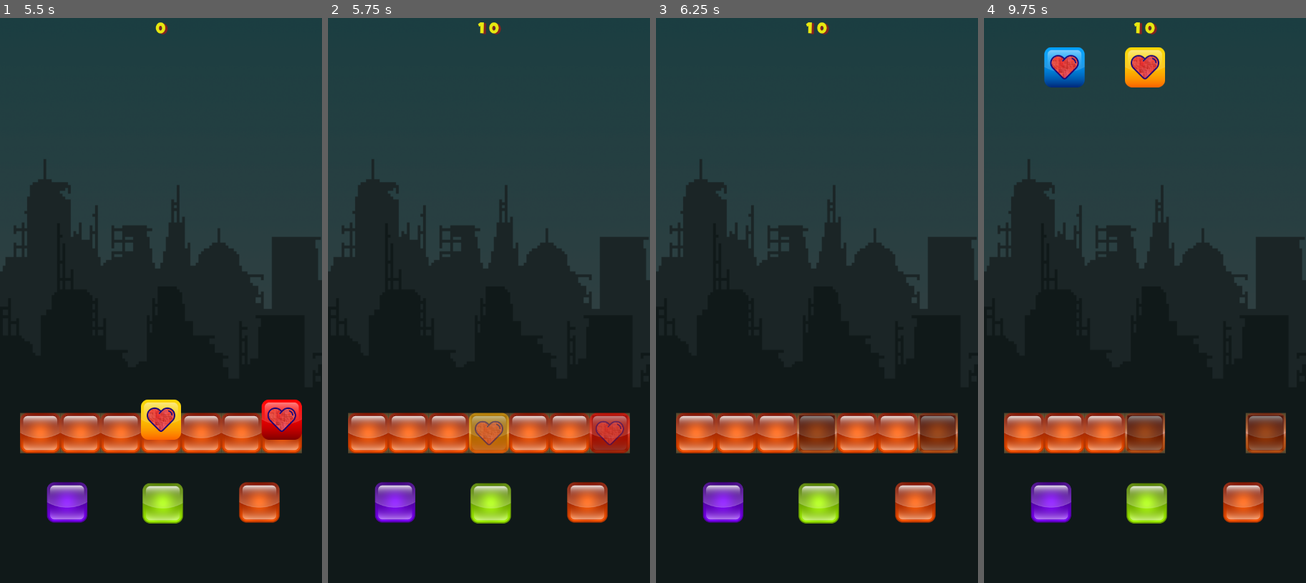
Above: before the commit, frames 1-4 (left to right).
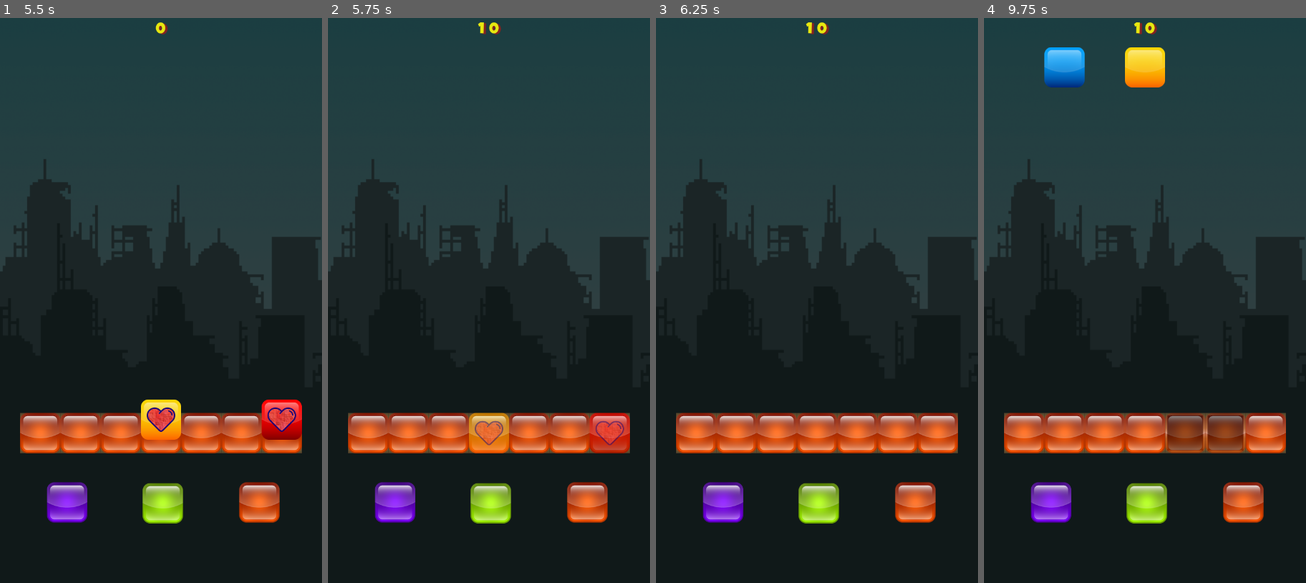
Above: after the commit, the same moments.

Repository: iabadie/AprenderColores
Game: Godot game, scene res://src/scenes/Menu/Menu.tscn
Same seed, same stepped clock (60 frames per second), same inputs: the game is played once before the commit and once after it.
Inputs (mouse positions are in pixels of both pictures, inside the frame that each line leads up to):
- Up to frame 1 (5.5 s): click "Start" at 0.5 s; tap Enter at 1.25, 2.75 s; move the mouse to (67, 503) at 1.27 s; click (67, 503) at 1.35 s; tap Space at 2, 3.5 s; move the mouse to (164, 503) at 2.02 s; click (164, 503) at 2.1 s; move the mouse to (260, 503) at 2.77 s; click (260, 503) at 2.85 s; move the mouse to (144, 413) at 3.52 s; click (144, 413) at 3.6 s; move the mouse to (257, 385) at 4.27 s; click (257, 385) at 4.35 s; move the mouse to (64, 210) at 5.02 s; click (64, 210) at 5.1 s
- Up to frame 2 (5.75 s): no input
- Up to frame 3 (6.25 s): move the mouse to (833, 294) at 5.77 s; click (833, 294) at 5.85 s
- Up to frame 4 (9.75 s): tap Enter at 6.5 s; move the mouse to (1096, 153) at 6.52 s; click (1096, 153) at 6.6 s; move the mouse to (1215, 266) at 7.27 s; click (1215, 266) at 7.35 s; move the mouse to (1080, 323) at 8.02 s; click (1080, 323) at 8.1 s; move the mouse to (1177, 170) at 8.77 s; click (1177, 170) at 8.85 s; tap Space at 9.5 s; move the mouse to (1128, 413) at 9.52 s; click (1128, 413) at 9.6 s

Frame 1 is identical in both runs. In frame 2, 1.0% of the frame differs, in the area x 43-94%, y 70-77%; in frame 3, 1.6%; in frame 4, 4.0%, in the area x 20-94%, y 6-78%.

Commit message:
Func reintentar y manejo de pausa

Diff:
--- a/src/scenes/ColorsGrid/ColorsGrid.gd
+++ b/src/scenes/ColorsGrid/ColorsGrid.gd
@@ -38,7 +38,7 @@
 	var color_two = ColorBall.instance();
 	randomize();
 	# Decide si debe generar bloques corazon o no, con una probabilidad de X
-	var get_heart = rand_range(0, 1) > 0.1
+	var get_heart = rand_range(0, 1) > 0.9
 	if get_heart:
 		color_one.set_heart()
 		color_two.set_heart()
--- a/src/scenes/Grid/SlotGrid/SlotGrid.gd
+++ b/src/scenes/Grid/SlotGrid/SlotGrid.gd
@@ -10,7 +10,7 @@
 
 const lastHit = Color(1,1,1, 0.0)
 
-var squareLife = 1
+var squareLife = 3
 
 func _ready():
 	$Center/Color.set_texture(image);
--- a/src/scenes/UI/FinishDialog/FinishDialog.gd
+++ b/src/scenes/UI/FinishDialog/FinishDialog.gd
@@ -11,6 +11,14 @@
 
 
 func _on_Back_pressed():
+	global._notification(MainLoop.NOTIFICATION_WM_QUIT_REQUEST)
 	queue_free()
-	# TODO sacar la pausa
+	get_tree().paused = false
 	pass # Replace with function body.
+
+
+func _on_Retry_pressed():
+	queue_free()
+	get_tree().paused = false
+	get_tree().reload_current_scene()
+	pass # Replace with function body.
--- a/src/scenes/UI/FinishDialog/FinishDialog.tscn
+++ b/src/scenes/UI/FinishDialog/FinishDialog.tscn
@@ -102,3 +102,4 @@
 flat = true
 
 [connection signal="pressed" from="Control/CenterContainer/VBoxContainer/HBoxContainer/CenterContainer/Back" to="." method="_on_Back_pressed"]
+[connection signal="pressed" from="Control/CenterContainer/VBoxContainer/HBoxContainer/CenterContainer2/Retry" to="." method="_on_Retry_pressed"]
